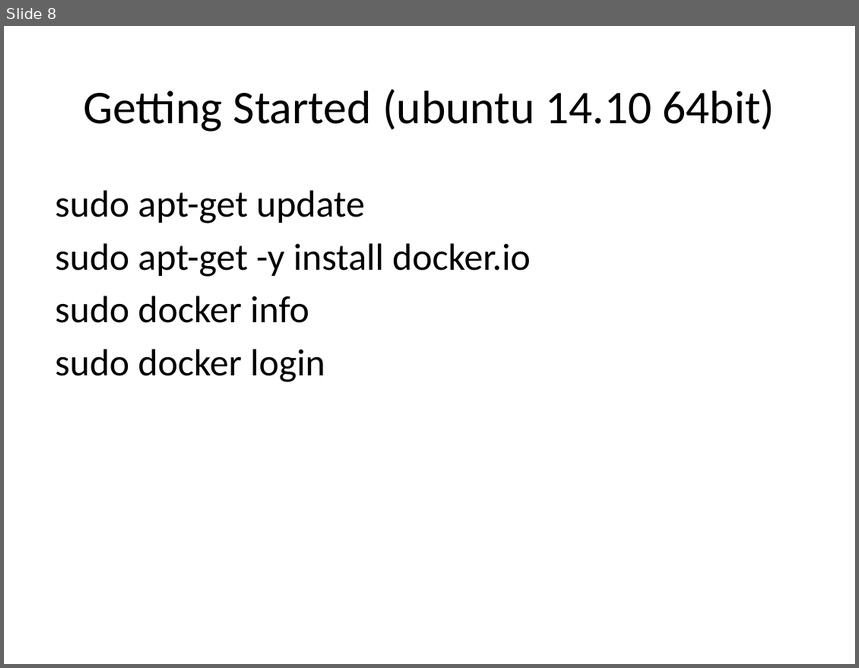
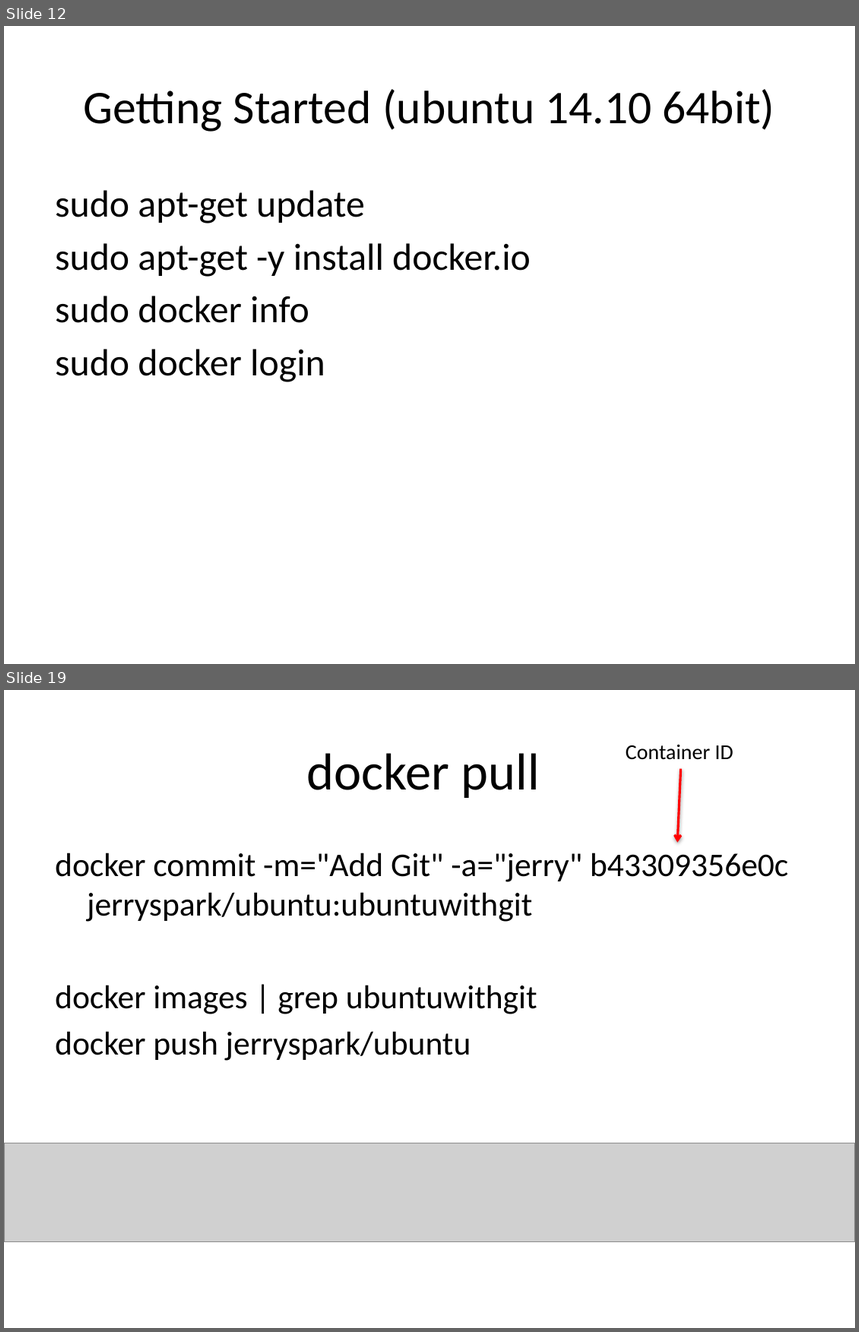
Before and after one commit to jerrywu2013/Docker, a slide deck: Docker.pptx. Shown one above the other, each under a label of ours: slide 8 before the commit, slides 12 and 19 after it; the slides between them are not shown. The pictures are 859x668 and 859x1332 pixels, drawn with LibreOffice and Linux fonts; fonts in the diff are those of the drawing; grey boxes stand for pictures; background and template pictures are left out. Boxes give left, top, right and bottom in pixels: in the first picture for what was removed or moved away, otherwise in the second. Text is boxed around its words. In the diff, an @@ line names an element or a change of style, - is before the commit and + after.

```diff
--- a/Docker.pptx
+++ b/Docker.pptx
@@ slide 19 added at box(4, 690, 855, 1328), background picture (left out) @@
@@ title added at box(307, 753, 540, 798), 44 pt, text #000000 @@
+docker pull
@@ text added at box(626, 744, 734, 760), 18 pt, text #000000 @@
+Container ID
@@ arrow added from (680, 769) to (677, 842), #FF0000 2 pt @@
@@ text added at box(55, 853, 788, 1061), 28 pt, text #000000 @@
+docker commit -m="Add Git" -a="jerry" b43309356e0c jerryspark/ubuntu:ubuntuwithgit
+docker images | grep ubuntuwithgit
+docker push jerryspark/ubuntu
@@ picture added at box(4, 1143, 855, 1242) @@
@@ what was slide 8 is now slide 12 @@
```
Also in this commit, not shown: 2 slides changed, 10 other slides added.
